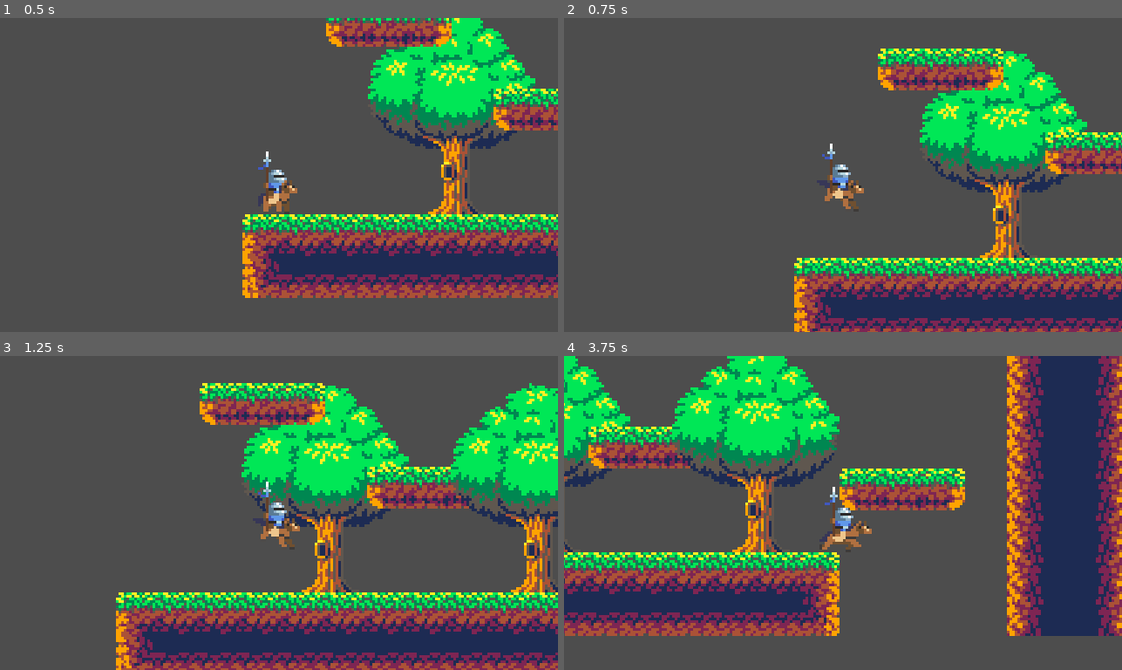
Above: before the commit, frames 1-4 (two rows, left to right).
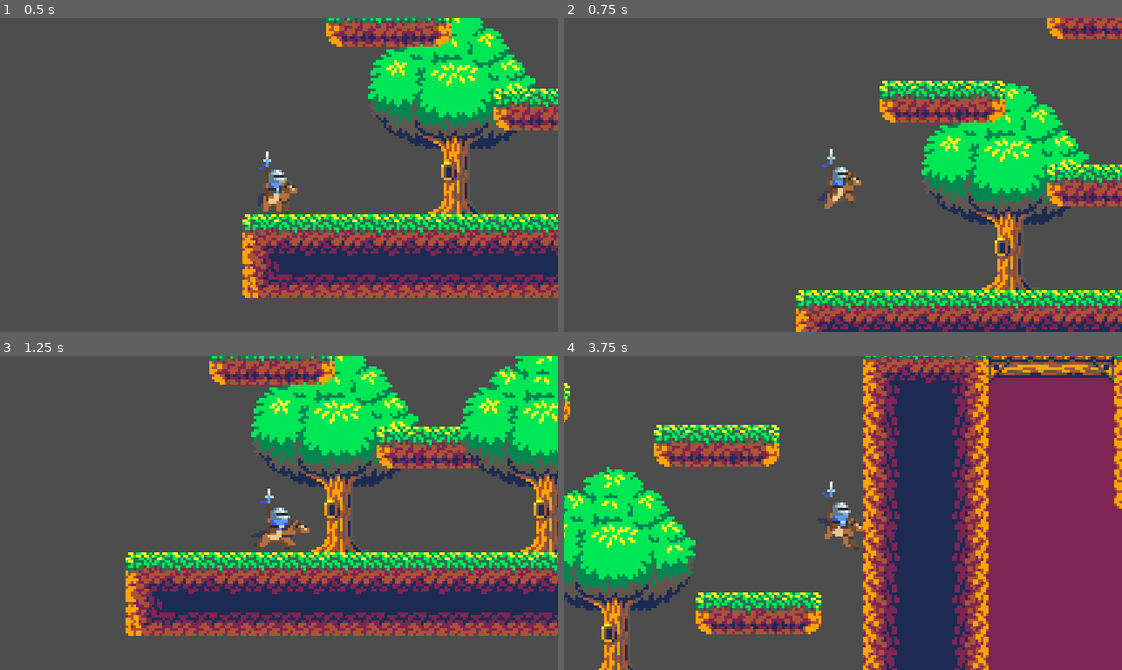
Above: after the commit, the same moments.

Repository: Martisos/Ultimate-Custom-Platformer-Game
Game: Godot game, scene res://scenes/maps/world_debug.tscn
The game is run twice, just before and just after one commit, with the same random seed, the same clock (stepped at 60 frames per second) and the same inputs.
Inputs (mouse positions are in pixels of both pictures, inside the frame that each line leads up to):
- Up to frame 1 (0.5 s): no input
- Up to frame 2 (0.75 s): tap Enter at 0.5 s; move the mouse to (965, 159) at 0.52 s; hold D (right) from 0.53 s (still down); tap W (jump) at 0.6 s; click (965, 159) at 0.67 s
- Up to frame 3 (1.25 s): keep holding D (right); tap W (jump) at 0.77, 1.07 s
- Up to frame 4 (3.75 s): move the mouse to (731, 528) at 1.27 s; tap Alt at 1.35, 3.6 s; tap W (jump) at 1.52, 1.55, 1.82, 2.3, 2.85, 3.02, 3.32 s; move the mouse to (898, 443) at 2.02 s; release D (right) at 2.03 s; hold A (left) 2.03-2.78 s; tap Shift at 2.1 s; move the mouse to (815, 575) at 2.77 s; hold D (right) from 2.78 s (still down); click (815, 575) at 2.92 s; move the mouse to (1010, 560) at 3.52 s

Frame 1 is identical in both runs. In frame 2, 28% of the frame differs, in the area x 41-100%, y 0-100%; in frame 3, 50%; in frame 4, 73%, in the area x 0-100%, y 0-100%.

Commit message:
Popups Challenge Added
Annoying popups might appear while playing

Diff:
--- /dev/null
+++ b/scenes/challenges/popupAd.tscn
@@ -0,0 +1,52 @@
+[gd_scene format=3 uid="uid://c3dwqquo5alos"]
+
+[ext_resource type="Script" uid="uid://bmqqrb8yl3gsf" path="res://scripts/challenges/popup_ad.gd" id="1_gkcym"]
+[ext_resource type="Texture2D" uid="uid://divdqyu1360y1" path="res://resources/ads/totallyNormalImage.png" id="2_wnek3"]
+
+[node name="PopupAd" type="CanvasLayer" unique_id=1365224411]
+script = ExtResource("1_gkcym")
+ad_images = Array[Texture2D]([ExtResource("2_wnek3")])
+
+[node name="AdContainer" type="Control" parent="." unique_id=1415189859]
+layout_mode = 3
+anchors_preset = 15
+anchor_right = 1.0
+anchor_bottom = 1.0
+grow_horizontal = 2
+grow_vertical = 2
+
+[node name="ColorRect" type="ColorRect" parent="AdContainer" unique_id=18035932]
+layout_mode = 1
+anchors_preset = 15
+anchor_right = 1.0
+anchor_bottom = 1.0
+grow_horizontal = 2
+grow_vertical = 2
+color = Color(0, 0, 0, 1)
+
+[node name="AdImage" type="TextureRect" parent="AdContainer" unique_id=2076084800]
+layout_mode = 1
+anchors_preset = 15
+anchor_right = 1.0
+anchor_bottom = 1.0
+grow_horizontal = 2
+grow_vertical = 2
+expand_mode = 1
+stretch_mode = 5
+
+[node name="CloseButton" type="Button" parent="AdContainer" unique_id=1085928239]
+layout_mode = 1
+anchors_preset = 7
+anchor_left = 0.5
+anchor_top = 1.0
+anchor_right = 0.5
+anchor_bottom = 1.0
+offset_left = -34.5
+offset_top = -80.0
+offset_right = 34.5
+offset_bottom = -49.0
+grow_horizontal = 2
+grow_vertical = 0
+text = "SKIP AD"
+
+[connection signal="pressed" from="AdContainer/CloseButton" to="." method="_on_close_button_pressed"]
--- a/scenes/maps/world_debug.tscn
+++ b/scenes/maps/world_debug.tscn
@@ -6,6 +6,7 @@
 [ext_resource type="PackedScene" uid="uid://cyl051ndjjhb2" path="res://scenes/areas/kill_zone_world_boundary.tscn" id="4_2rs8s"]
 [ext_resource type="PackedScene" uid="uid://bjq4rgptyw3ku" path="res://scenes/areas/win_zone.tscn" id="5_ipi05"]
 [ext_resource type="PackedScene" uid="uid://dn76nw5g1khux" path="res://scenes/areas/kill_zone_rectangle.tscn" id="6_an6su"]
+[ext_resource type="PackedScene" uid="uid://c3dwqquo5alos" path="res://scenes/challenges/popupAd.tscn" id="7_l7idc"]
 
 [sub_resource type="CircleShape2D" id="CircleShape2D_kb7tl"]
 
@@ -55,3 +56,5 @@
 [node name="CollisionShape2D" type="CollisionShape2D" parent="Zones/KillZoneWorldBoundary2" unique_id=1113644660]
 position = Vector2(-8, 7)
 shape = SubResource("RectangleShape2D_kb7tl")
+
+[node name="PopupAd" parent="." unique_id=1365224411 instance=ExtResource("7_l7idc")]
--- a/scripts/challenges/challengeManager.gd
+++ b/scripts/challenges/challengeManager.gd
@@ -2,8 +2,8 @@
 
 var challenges: Dictionary = {
 	"ice_floor": 3,
-	"rigid_jump": 0,
-	"popups": 0,
+	"rigid_jump": 1,
+	"popups": 3,
 	"timer": 0
 }
 
--- /dev/null
+++ b/scripts/challenges/popup_ad.gd
@@ -0,0 +1,60 @@
+extends CanvasLayer
+
+@export var ad_images: Array[Texture2D] = []
+
+@onready var ad_container: Control = $AdContainer
+@onready var ad_image: TextureRect = $AdContainer/AdImage
+@onready var close_button: Button = $AdContainer/CloseButton
+
+var player: CharacterBody2D = null
+var timer: float = 0.0
+var next_ad_time: float = 0.0
+var ad_active: bool = false
+var popup_level: int = 0
+
+func _ready() -> void:
+    ad_container.visible = false
+
+    popup_level = ChallengeManager.get_challange_level("popups")
+
+    if popup_level > 0:
+        player = get_tree().get_first_node_in_group("player") as CharacterBody2D
+        set_next_ad_time()
+
+func _process(delta: float) -> void:
+    if popup_level == 0 or ad_active:
+        return
+
+    timer += delta
+
+    if timer >= next_ad_time:
+        if player and player.is_on_floor():
+            show_ad()
+
+func set_next_ad_time() -> void:
+    match popup_level:
+        1:
+            print("level 1")
+            next_ad_time = randf_range(12.0, 15.0)
+            print(next_ad_time)
+        2:
+            print("level 2")
+            next_ad_time = randf_range(8.0, 12.0)
+            print(next_ad_time)
+        3:
+            print("level 3")
+            next_ad_time = randf_range(3.0, 8.0)
+            print(next_ad_time)
+
+func show_ad() -> void:
+    ad_active = true
+    if ad_images.size() > 0:
+        ad_image.texture = ad_images.pick_random()
+
+    ad_container.visible = true
+
+func _on_close_button_pressed() -> void:
+    ad_container.visible = false
+    ad_active = false
+    timer = 0.0
+    set_next_ad_time()
--- a/scripts/characters/player.gd
+++ b/scripts/characters/player.gd
@@ -85,5 +85,5 @@
 	# ice floor
 	var ice_lvl = ChallengeManager.get_challange_level("ice_floor")
 	if ice_lvl > 0:
-		friction = friction / (ice_lvl * 4)
-		acceleration = acceleration / (ice_lvl * 3.0)
+		friction = friction / (ice_lvl * 4.5)
+		acceleration = acceleration / (ice_lvl * 3.5)
Not shown, changed: idea.txt
Binary file added: resources/ads/totallyNormalImage.png
Not shown, added: resources/ads/totallyNormalImage.png.import
Not shown, added: scripts/challenges/popup_ad.gd.uid
